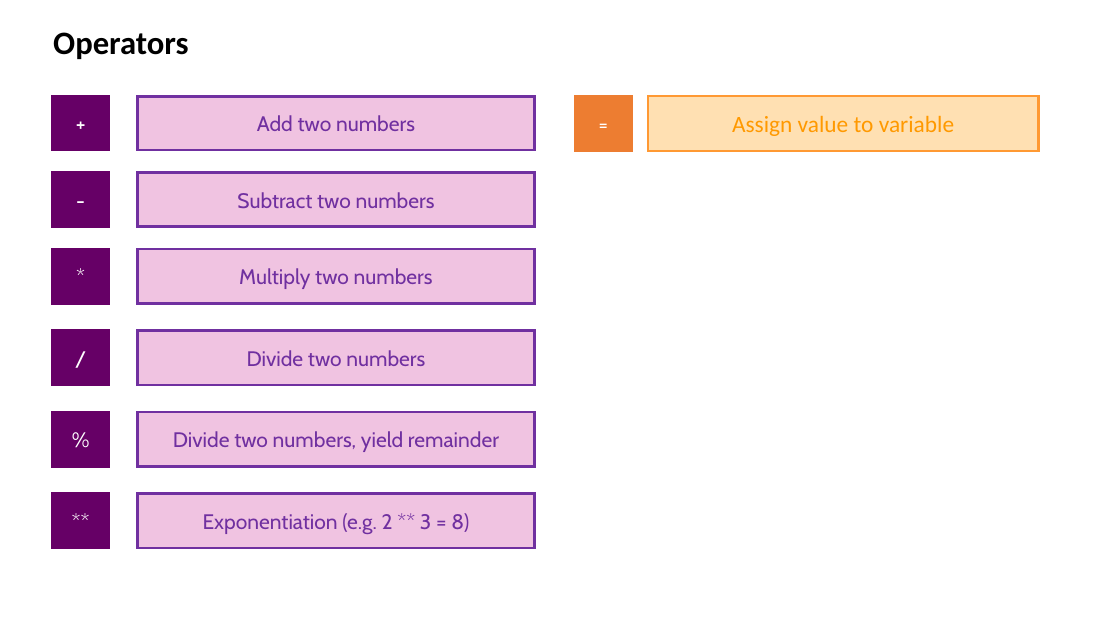
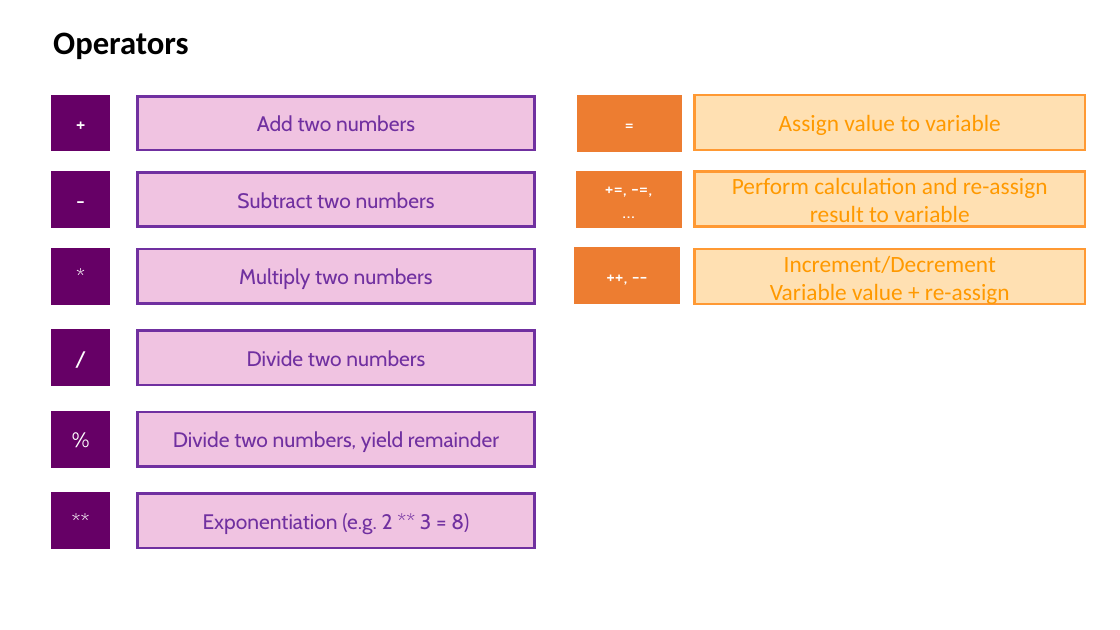
Before and after one commit to drronidz/JavaScript-The-Complete-Guide-2020, a slide deck: slide 5 of 2. Basics Variables, Data Types, Operators & Functions/docs/Introduction.pptx. Drawn at 1120x630 pixels with LibreOffice and Linux fonts; fonts in the diff are those of the drawing. Boxes give left, top, right and bottom in pixels: in the first picture for what was removed or moved away, otherwise in the second. Text is boxed around its words. In the diff, an @@ line names an element or a change of style, - is before the commit and + after.

```diff
--- a/2. Basics Variables, Data Types, Operators & Functions/docs/Introduction.pptx
+++ b/2. Basics Variables, Data Types, Operators & Functions/docs/Introduction.pptx
@@ rectangle "=": place and size @@
-rectangle "=" at <box>576,97,632,151</box>
+rectangle "=" at <box>578,97,681,151</box>
@@ rectangle "Assign value to variable": place and size @@
-rectangle "Assign value to variable" at <box>648,96,1038,151</box>
+rectangle "Assign value to variable" at <box>695,95,1086,150</box>
@@ rectangle added at <box>577,172,681,227</box>, fill #ED7D31, outline #ED7D31 2.25 pt, 16 pt, text #FFFFFF @@
++=, -=,
+…
@@ rectangle added at <box>695,172,1086,228</box>, fill #FF9900 at 30% opacity, outline #FF9933 2.25 pt, 20 pt, text #FF9900 @@
+Perform calculation and re-assign result to variable
@@ rectangle added at <box>576,249,679,303</box>, fill #ED7D31, outline #ED7D31 2.25 pt, 16 pt, text #FFFFFF @@
+++, --
@@ rectangle added at <box>695,250,1086,305</box>, fill #FF9900 at 30% opacity, outline #FF9933 2.25 pt, 20 pt, text #FF9900 @@
+Increment/Decrement
+Variable value + re-assign
```
Also in this commit, not shown: 1 other file.
